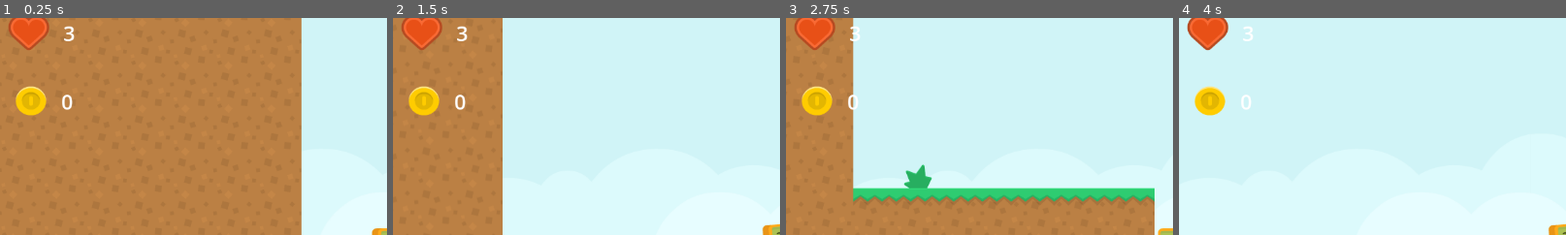
Above: before the commit, frames 1-4 (left to right).
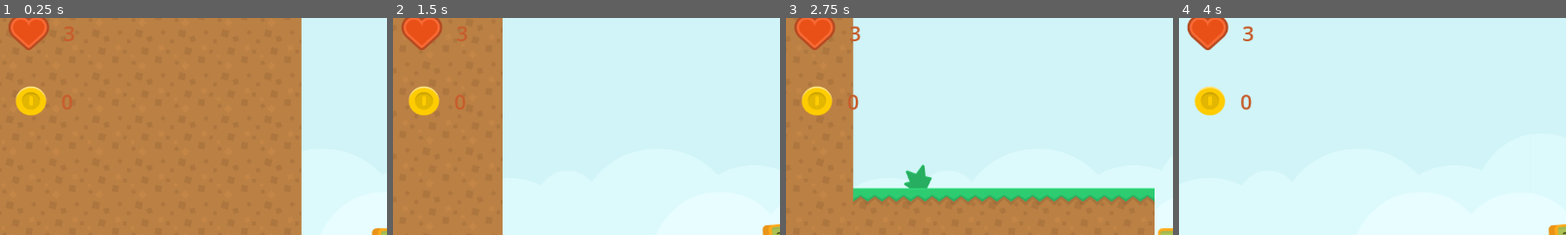
Above: after the commit, the same moments.

Repository: most025/bitbot-adventure
Game: Godot game, scene res://Scene/main/level.tscn
The game is run twice, just before and just after one commit, with the same random seed, the same clock (stepped at 60 frames per second) and the same inputs.
Inputs:
- Up to frame 1 (0.25 s): no input
- Up to frame 2 (1.5 s): tap Enter (ui_accept) at 0.5, 0.77 s; hold Right (ui_right) from 0.53 s (still down)
- Up to frame 3 (2.75 s): tap Enter (ui_accept) at 1.52 s; release Right (ui_right) at 2.03 s; hold Left (ui_left) from 2.03 s (still down)
- Up to frame 4 (4 s): release Left (ui_left) at 2.78 s; hold Right (ui_right) from 2.78 s (still down); tap Enter (ui_accept) at 3.02, 3.77 s
The pictures show only the part of the screen within x 0-50%, y 4-54%; the shares and areas given below are measured in that part.

The runs differ from the first frame. In frame 1, 0.2% of the frame differs, in the area x 16-20%, y 3-43%; in frame 2, 0.2%; in frame 3, 0.2%; in frame 4, 0.2%.

Commit message:
Cambios en HUD y en el nodo gamemanager
- Se cambiaron los colores de la
  fuentes para los indicadores de vidas
  y monedas.

- Se agrego una funcionalidad de
   reseteo de las variables de vidas y
   monedas después de perder todas
   las vidas.

Diff:
--- a/Scene/main/game_manager.gd
+++ b/Scene/main/game_manager.gd
@@ -10,3 +10,7 @@
 # Called every frame. 'delta' is the elapsed time since the previous frame.
 func _process(delta: float) -> void:
 	pass
+
+func reset():
+	var coins = 0
+	var lives = 3
--- a/Scene/main/hud.tscn
+++ b/Scene/main/hud.tscn
@@ -20,6 +20,7 @@
 offset_top = 25.0
 offset_right = 124.0
 offset_bottom = 69.0
+theme_override_colors/font_color = Color(0.780392, 0.364706, 0.172549, 1)
 theme_override_font_sizes/font_size = 31
 text = "0"
 horizontal_alignment = 1
@@ -37,6 +38,7 @@
 offset_top = 127.0
 offset_right = 121.0
 offset_bottom = 171.0
+theme_override_colors/font_color = Color(0.780392, 0.364706, 0.172549, 1)
 theme_override_font_sizes/font_size = 31
 text = "0"
 horizontal_alignment = 1
--- a/Scene/main/player.gd
+++ b/Scene/main/player.gd
@@ -55,6 +55,7 @@
 		position = last_checkpoint_position
 	else:
 		get_tree().reload_current_scene()
+		GameManager.reset()
 
 # Función con la lógica que determina la colición del jugador con el enemigo aereo.
 func colisionar_con_enemigo(enemy):
